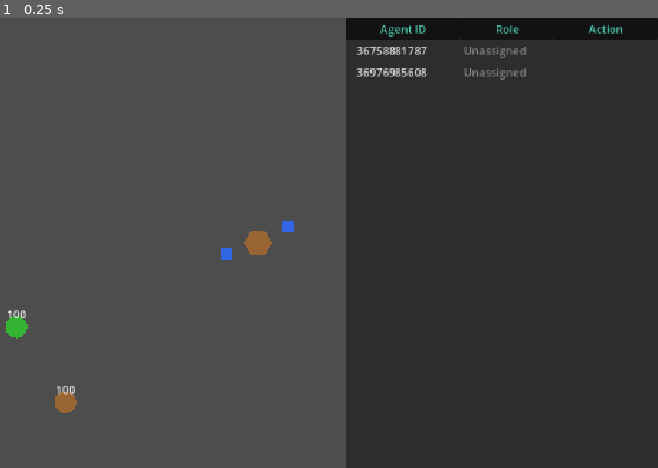
Above: before the commit, frame 1.
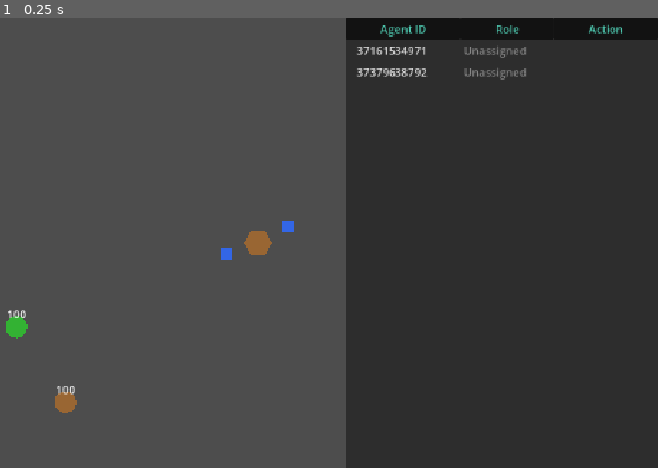
Above: after the commit, the same moment.

Repository: DoctorTangerina/colony-sim
Game: Godot game, scene res://Main.tscn
Same seed, same stepped clock (60 frames per second), same inputs: the game is played once before the commit and once after it.
Inputs:
- Up to frame 1 (0.25 s): no input

The runs differ from the first frame. In frame 1, 0.2% of the frame differs, in the area x 55-66%, y 6-14%.

Commit message:
fix: replace magic 0.1s spawn delay with real nav-map sync wait
resource_manager.gd guessed the NavigationServer2D map would finish
syncing a freshly-added NavigationRegion2D within a fixed 0.1s timer
before spawning resource nodes. Empirically that sync sometimes takes
longer, so map_get_closest_point() returned its "queried before sync"
sentinel (0,0) for every placement attempt, spawning nodes at the
literal origin instead of inside the navigable area.

_wait_for_navigation_map_ready() now loops on the engine's own
NavigationServer2D.map_changed signal, filtered to our map, and
validates with an actual query before spawning - no guessed duration.

Added tests/test_resource_spawn_navmesh_race.gd, a headless regression
test that reproduces the race against the real _get_random_position()
and confirms the fix resolves it.

Diff:
--- a/resources/resource_manager.gd
+++ b/resources/resource_manager.gd
@@ -11,8 +11,19 @@
 func _ready() -> void:
 	_load_config()
 	_load_definitions()
-	await get_tree().create_timer(0.1).timeout
+	await _wait_for_navigation_map_ready()
 	_spawn_initial_nodes()
+
+func _wait_for_navigation_map_ready() -> void:
+	var nav_map: RID = get_tree().root.get_world_2d().navigation_map
+	var probe := (_map_min + _map_max) * 0.5
+	for _attempt in range(100):
+		var changed_map: RID = await NavigationServer2D.map_changed
+		if changed_map != nav_map:
+			continue
+		if NavigationServer2D.map_get_closest_point(nav_map, probe) != Vector2.ZERO:
+			return
+	push_error("resource_manager: navigation map never became queryable; resources may spawn at (0,0)")
 
 func _load_config() -> void:
 	var data: Dictionary = ConfigLoader.load_dict("res://configs/simulation.json")
--- /dev/null
+++ b/tests/test_resource_spawn_navmesh_race.gd
@@ -0,0 +1,80 @@
+extends Node
+
+var tests_passed: int = 0
+var tests_failed: int = 0
+
+
+func _ready() -> void:
+	print("=== Resource Spawn Navmesh Race Test Harness ===")
+	print("")
+
+	await _test_position_query_before_physics_sync_is_zero()
+	await _test_get_random_position_returns_zero_before_nav_sync()
+	await _test_wait_for_navigation_map_ready_fixes_spawn_position()
+
+	print("")
+	print("=== Results: %d passed, %d failed ===" % [tests_passed, tests_failed])
+	get_tree().quit(0 if tests_failed == 0 else 1)
+
+
+func _assert(condition: bool, test_name: String) -> void:
+	if condition:
+		tests_passed += 1
+		print("  PASS: %s" % test_name)
+	else:
+		tests_failed += 1
+		print("  FAIL: %s" % test_name)
+
+
+func _make_nav_region() -> NavigationRegion2D:
+	var region := NavigationRegion2D.new()
+	var poly := NavigationPolygon.new()
+	poly.vertices = PackedVector2Array([Vector2(1142, 638), Vector2(10, 638), Vector2(10, 10), Vector2(1142, 10)])
+	poly.add_polygon(PackedInt32Array([0, 1, 2, 3]))
+	region.navigation_polygon = poly
+	add_child(region)
+	return region
+
+
+func _test_position_query_before_physics_sync_is_zero() -> void:
+	print("[Test] map_get_closest_point returns (0,0) before any physics frame syncs the new region")
+	var region := _make_nav_region()
+	var nav_map: RID = get_tree().root.get_world_2d().navigation_map
+	var probe := Vector2(576, 324)  # well inside the polygon
+	var snapped := NavigationServer2D.map_get_closest_point(nav_map, probe)
+	_assert(snapped == Vector2.ZERO,
+		"Querying the map on the same frame the region was added yields the (0,0) sentinel (got %s)" % snapped)
+	region.queue_free()
+	await get_tree().physics_frame
+	await get_tree().physics_frame
+
+
+func _test_get_random_position_returns_zero_before_nav_sync() -> void:
+	print("[Test] ResourceManager._get_random_position() returns exactly (0,0) when called before nav sync")
+	var region := _make_nav_region()
+	var ResourceManagerScript = preload("res://resources/resource_manager.gd")
+	var rm = ResourceManagerScript.new()
+	add_child(rm)
+	rm._load_config()
+	var pos: Vector2 = rm._get_random_position()
+	_assert(pos == Vector2.ZERO,
+		"_get_random_position() called immediately after the nav region is added returns (0,0) (got %s) - this is the reported bug" % pos)
+	rm.queue_free()
+	region.queue_free()
+	await get_tree().physics_frame
+	await get_tree().physics_frame
+
+
+func _test_wait_for_navigation_map_ready_fixes_spawn_position() -> void:
+	print("[Test] Regression: awaiting ResourceManager._wait_for_navigation_map_ready() before spawning yields a real point")
+	var region := _make_nav_region()
+	var ResourceManagerScript = preload("res://resources/resource_manager.gd")
+	var rm = ResourceManagerScript.new()
+	add_child(rm)
+	rm._load_config()
+	await rm._wait_for_navigation_map_ready()
+	var pos: Vector2 = rm._get_random_position()
+	_assert(pos != Vector2.ZERO,
+		"_get_random_position() returns a real navmesh point after _wait_for_navigation_map_ready() (got %s)" % pos)
+	rm.queue_free()
+	region.queue_free()
--- /dev/null
+++ b/tests/test_resource_spawn_navmesh_race.tscn
@@ -0,0 +1,6 @@
+[gd_scene load_steps=2 format=3]
+
+[ext_resource type="Script" path="res://tests/test_resource_spawn_navmesh_race.gd" id="1"]
+
+[node name="TestResourceSpawnNavmeshRace" type="Node"]
+script = ExtResource("1")
Not shown, added: tests/test_resource_spawn_navmesh_race.gd.uid
